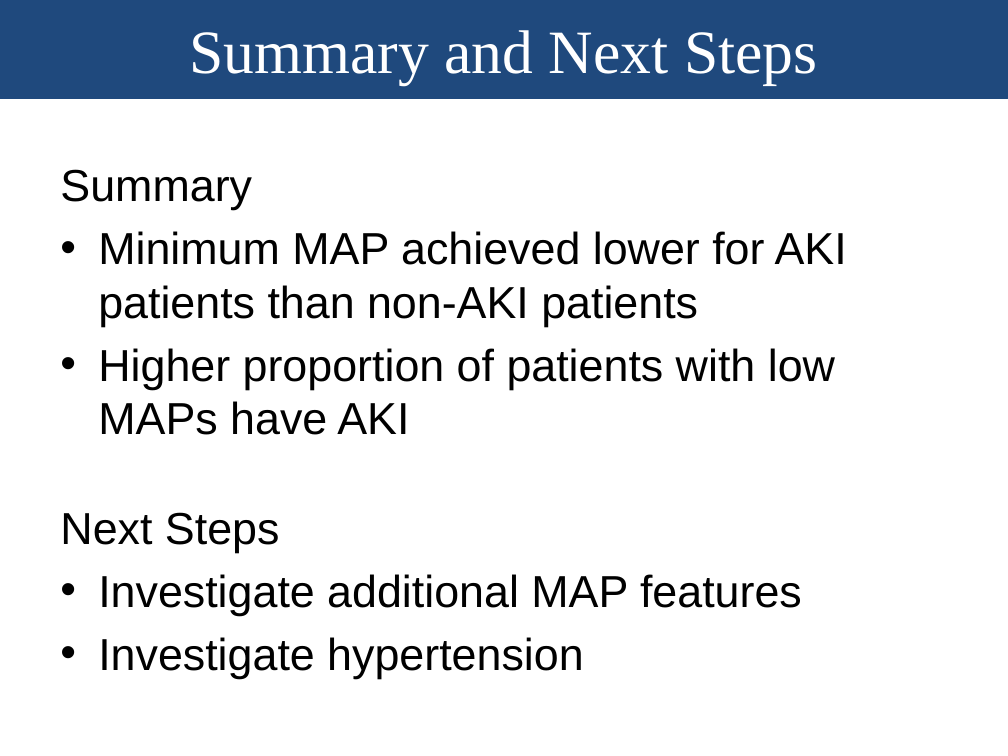
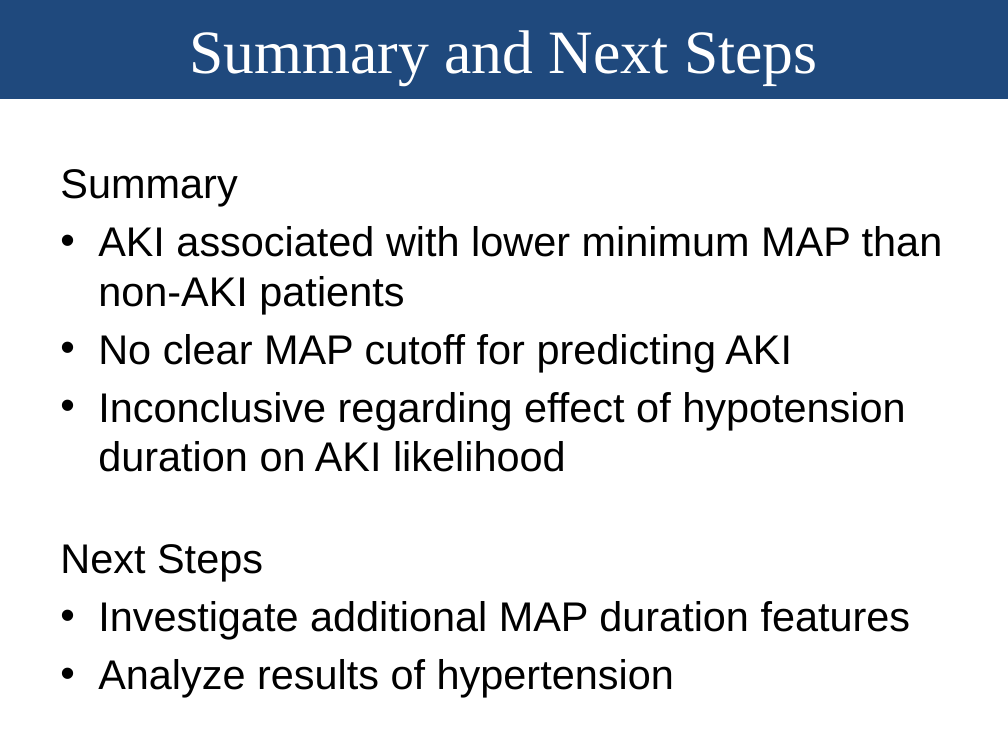
Before and after one commit to nalinimsingh/HST.953-AKI-Prediction, a slide deck: slide 14 of docs/Presentation.pptx. Drawn at 1008x756 pixels with LibreOffice and Linux fonts; fonts in the diff are those of the drawing. Boxes give left, top, right and bottom in pixels: in the first picture for what was removed or moved away, otherwise in the second. Text is boxed around its words. In the diff, an @@ line names an element or a change of style, - is before the commit and + after.

```diff
--- a/docs/Presentation.pptx
+++ b/docs/Presentation.pptx
@@ text at (x1=60, y1=169, x2=263, y2=581): size 32 to 29.6 pt in "Summary", "Next Steps" @@
@@ text at (x1=98, y1=226, x2=943, y2=472): text changed; size 32 to 29.6 pt @@
-• Minimum MAP achieved lower for AKI patients than non-AKI patients
-• Higher proportion of patients with low MAPs have AKI
+• AKI associated with lower minimum MAP than non-AKI patients
+• No clear MAP cutoff for predicting AKI
+• Inconclusive regarding effect of hypotension duration on AKI likelihood
@@ text at (x1=98, y1=601, x2=911, y2=697): text changed; size 32 to 29.6 pt @@
-• Investigate additional MAP features
-• Investigate hypertension
+• Investigate additional MAP duration features
+• Analyze results of hypertension
```
Also in this commit, not shown: 3 other slides changed, 2 other files.
